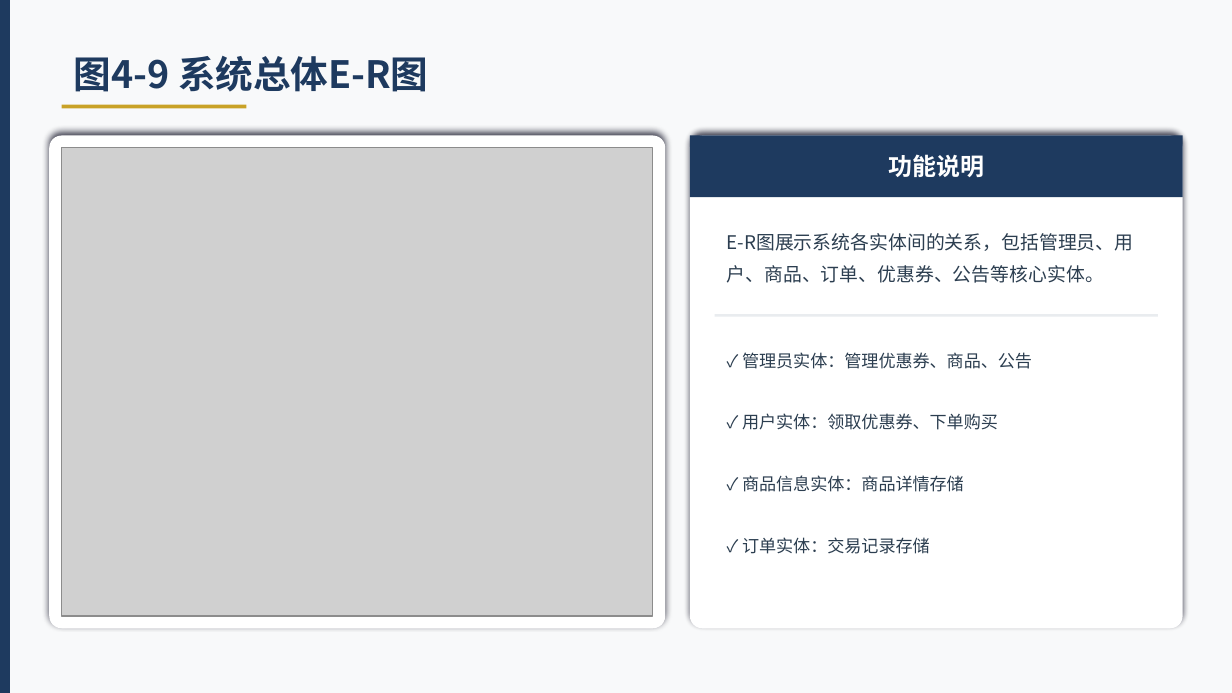
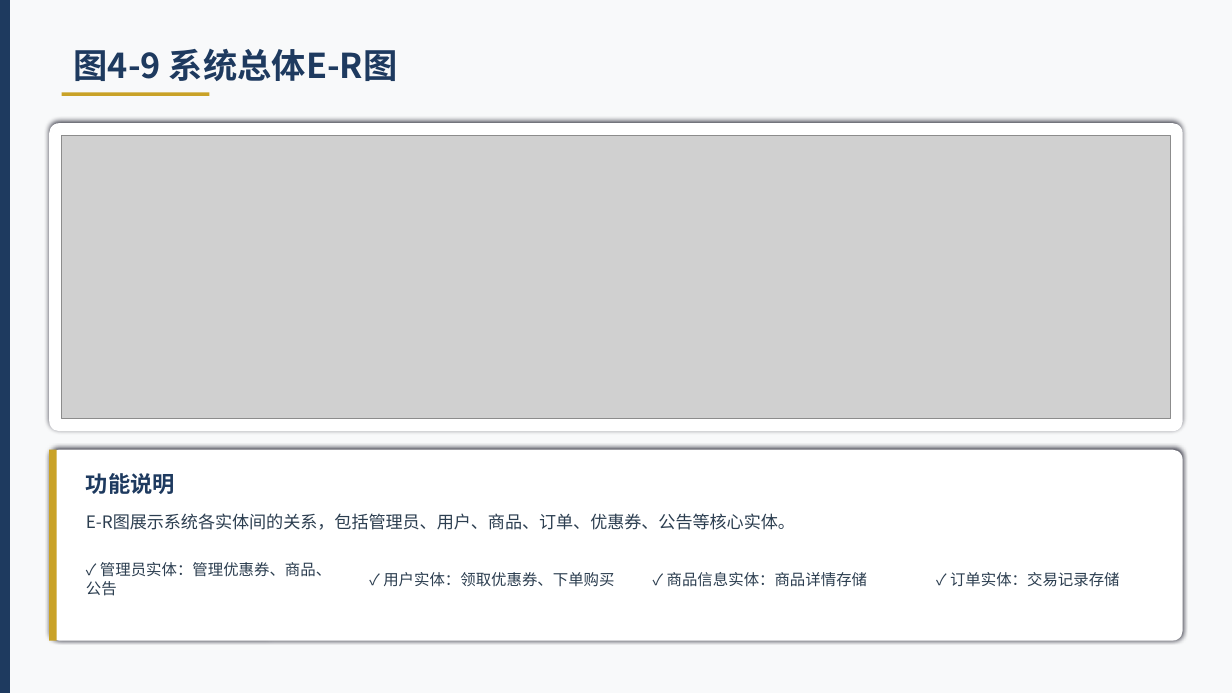
Before and after one commit to lvolk555/Trea--warehouse-, a slide deck: slide 16 of 生鲜超市综合管理系统_毕业答辩PPT.pptx. Drawn at 1232x693 pixels with LibreOffice and Linux fonts; fonts in the diff are those of the drawing; grey boxes stand for pictures. Boxes give left, top, right and bottom in pixels: in the first picture for what was removed or moved away, otherwise in the second. Text is boxed around its words. In the diff, an @@ line names an element or a change of style, - is before the commit and + after.

```diff
--- a/生鲜超市综合管理系统_毕业答辩PPT.pptx
+++ b/生鲜超市综合管理系统_毕业答辩PPT.pptx
@@ text "图4-9 系统总体E-R图" at [74,49,398,81]: size 22 to 20 pt @@
@@ rectangle: place and size @@
-rectangle at [62,105,246,108]
+rectangle at [62,92,209,96]
@@ rounded rectangle: place and size @@
-rounded rectangle at [49,136,665,628]
+rounded rectangle at [49,123,1183,431]
@@ rounded rectangle at [49,123,1183,431]: shadow changed; proportions changed @@
@@ picture: place and size @@
-picture at [62,148,653,616]
+picture at [62,136,1170,419]
@@ rectangle removed at [690,136,1183,197] @@
@@ rectangle removed at [715,314,1158,317] @@
@@ rounded rectangle at [49,450,1183,641]: shadow changed; proportions changed @@
@@ rounded rectangle: place and size @@
-rounded rectangle at [690,136,1183,628]
+rounded rectangle at [49,450,1183,641]
@@ rectangle added at [49,450,57,641], fill #C9A227 @@
@@ text "功能说明": place and size @@
-text "功能说明" at [888,154,984,177]
+text "功能说明" at [86,473,175,494]
@@ text "功能说明" at [86,473,175,494]: size 14 to 13 pt, text colour #FFFFFF to #1E3A5F; alignment centre to left @@
@@ text "E-R图展示系统各实体间的关系，包括管理员、用户、商品、订单、优惠券、公告等核心实体。": place and size @@
-text "E-R图展示系统各实体间的关系，包括管理员、用户、商品、订单、优惠券、公告等核心实体。" at [727,233,1134,283]
+text "E-R图展示系统各实体间的关系，包括管理员、用户、商品、订单、优惠券、公告等核心实体。" at [86,513,795,530]
@@ text "E-R图展示系统各实体间的关系，包括管理员、用户、商品、订单、优惠券、公告等核心实体。" at [86,513,795,530]: size 11 to 10 pt; line spacing 1.4 to 1 @@
@@ text "✓ 管理员实体：管理优惠券、商品、公告": place and size @@
-text "✓ 管理员实体：管理优惠券、商品、公告" at [742,352,1032,369]
+text "✓ 管理员实体：管理优惠券、商品、公告" at [86,562,331,596]
@@ text "✓ 用户实体：领取优惠券、下单购买": place and size @@
-text "✓ 用户实体：领取优惠券、下单购买" at [742,413,998,430]
+text "✓ 用户实体：领取优惠券、下单购买" at [383,572,614,587]
@@ size 10 to 9 pt in 4 elements at [950,572,1120,587], [86,562,331,596], [383,572,614,587], [667,572,867,587] @@
@@ text "✓ 商品信息实体：商品详情存储": place and size @@
-text "✓ 商品信息实体：商品详情存储" at [742,475,964,492]
+text "✓ 商品信息实体：商品详情存储" at [667,572,867,587]
@@ text "✓ 订单实体：交易记录存储": place and size @@
-text "✓ 订单实体：交易记录存储" at [742,537,930,554]
+text "✓ 订单实体：交易记录存储" at [950,572,1120,587]
```
Also in this commit, not shown: 15 other slides changed.
